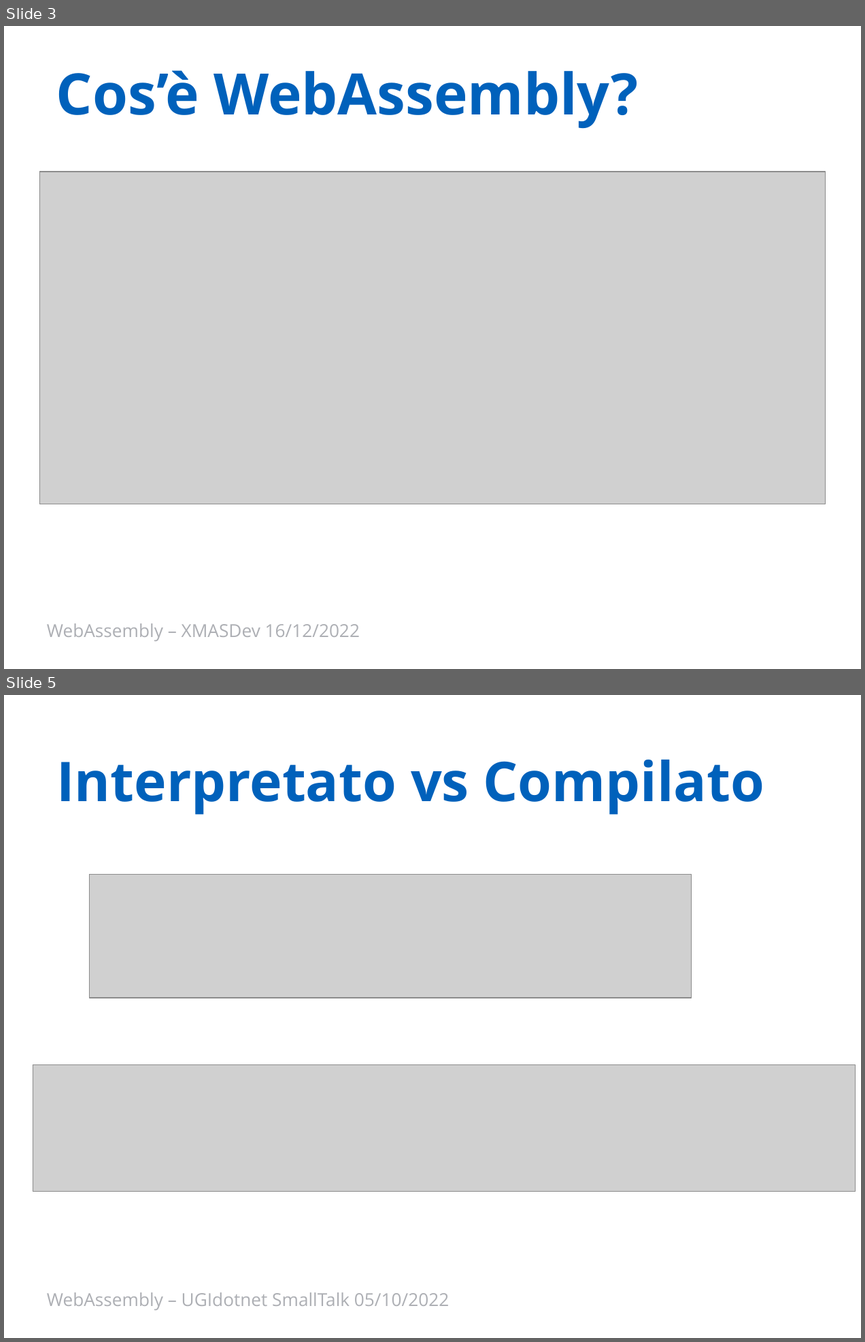
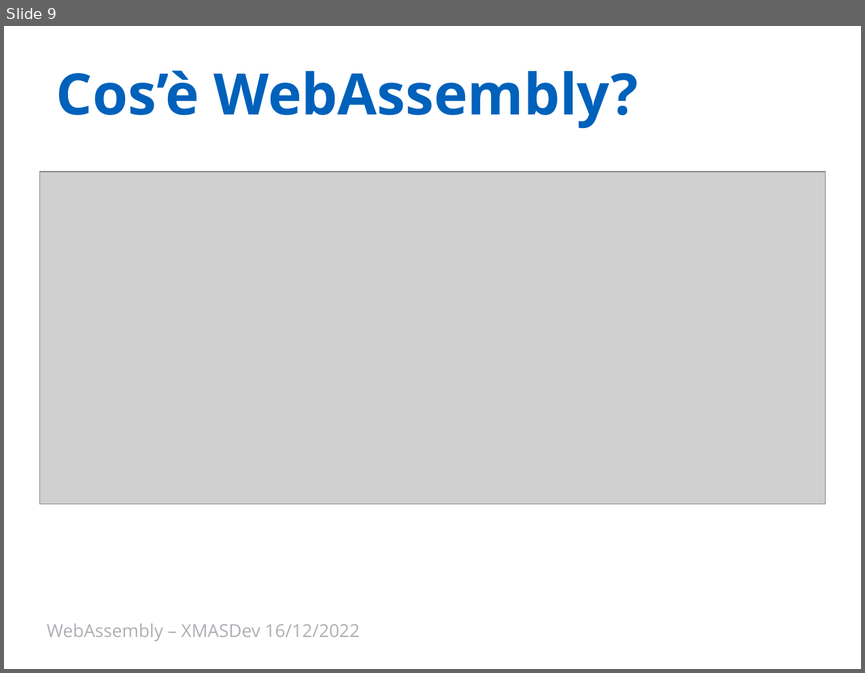
Before and after one commit to Ace68/slide, a slide deck: 2022/XMasDev/WebAssembly.pptx. Shown one above the other, each under a label of ours: slides 3 and 5 before the commit, slide 9 after it; the slides between them are not shown. The pictures are 865x1342 and 865x673 pixels, drawn with LibreOffice and Linux fonts; fonts in the diff are those of the drawing; grey boxes stand for pictures; background and template pictures are left out. Boxes give left, top, right and bottom in pixels: in the first picture for what was removed or moved away, otherwise in the second. Text is boxed around its words. In the diff, an @@ line names an element or a change of style, - is before the commit and + after.

```diff
--- a/2022/XMasDev/WebAssembly.pptx
+++ b/2022/XMasDev/WebAssembly.pptx
@@ slide 5 removed at <box>4,695,861,1338</box>, background #FFFFFF @@
@@ title removed at <box>56,759,764,815</box> @@
-Interpretato vs Compilato
@@ picture removed at <box>90,874,692,998</box> @@
@@ picture removed at <box>33,1064,855,1191</box> @@
@@ text removed at <box>47,1292,449,1310</box> @@
-WebAssembly – UGIdotnet SmallTalk 05/10/2022
@@ what was slide 3 is now slide 9 @@
```
Also in this commit, not shown: 6 slides changed, 9 slides added, 2 other slides removed, 1 other file.
